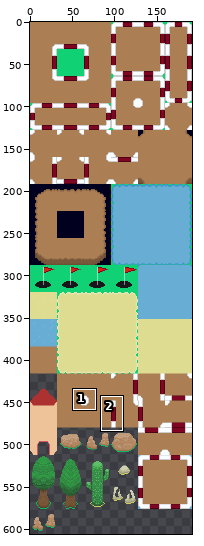
Two states of a sprite sheet, Src/Terrain/Tileset.png. The first picture is a wide view before the edit; the outline marks the close-up.
Close-up. The starting point:
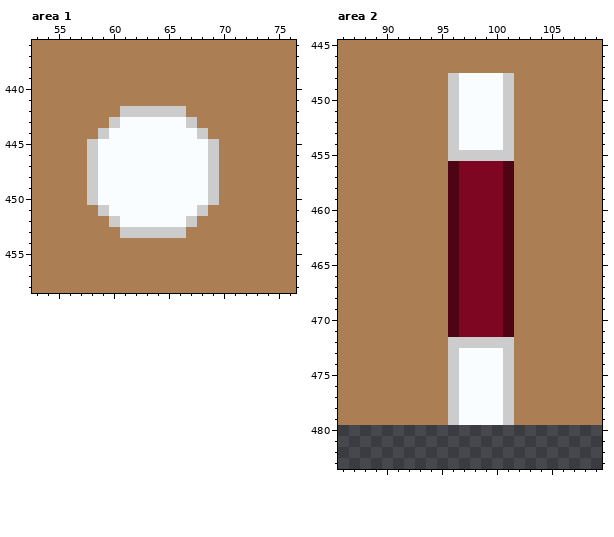
The file is 192x608 pixels. Colours within 5 levels of each other are drawn and written as one. Shown: area 1: x 53..76, y 436..458; area 2: x 86..109, y 445..483. The wide view leaves out empty margins. The commit also changed other parts of the picture, which this record leaves out.
The result:
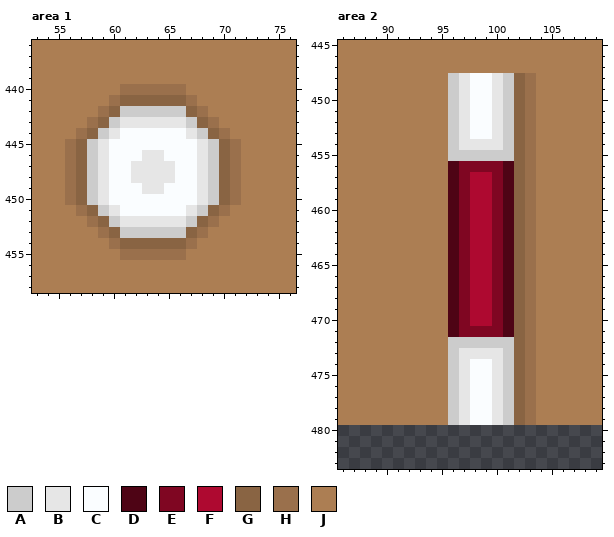
Palette (. is transparent): A #cccccc  B #e6e6e6  C #fafdff  D #4e0415  E #7f0622  F #ae0930  G #896443  H #9a704c  J #ac7e53
Changes in this commit:
--- area 1
@@ x 53..76 @@
 439 JJJJJJJJJJJJJJJJJJJJJJJJ
-440 JJJJJJJJJJJJJJJJJJJJJJJJ
-441 JJJJJJJJJJJJJJJJJJJJJJJJ
-442 JJJJJJJJAAAAAAJJJJJJJJJJ
-443 JJJJJJJACCCCCCAJJJJJJJJJ
-444 JJJJJJACCCCCCCCAJJJJJJJJ
-445 JJJJJACCCCCCCCCCAJJJJJJJ
-446 JJJJJACCCCCCCCCCAJJJJJJJ
-447 JJJJJACCCCCCCCCCAJJJJJJJ
-448 JJJJJACCCCCCCCCCAJJJJJJJ
-449 JJJJJACCCCCCCCCCAJJJJJJJ
-450 JJJJJACCCCCCCCCCAJJJJJJJ
-451 JJJJJJACCCCCCCCAJJJJJJJJ
-452 JJJJJJJACCCCCCAJJJJJJJJJ
-453 JJJJJJJJAAAAAAJJJJJJJJJJ
-454 JJJJJJJJJJJJJJJJJJJJJJJJ
-455 JJJJJJJJJJJJJJJJJJJJJJJJ
+440 JJJJJJJJHHHHHHJJJJJJJJJJ
+441 JJJJJJJHGGGGGGHJJJJJJJJJ
+442 JJJJJJHGAAAAAAGHJJJJJJJJ
+443 JJJJJHGABBBBBBAGHJJJJJJJ
+444 JJJJHGABCCCCCCBAGHJJJJJJ
+445 JJJHGABCCCCCCCCBAGHJJJJJ
+446 JJJHGABCCCBBCCCBAGHJJJJJ
+447 JJJHGABCCBBBBCCBAGHJJJJJ
+448 JJJHGABCCBBBBCCBAGHJJJJJ
+449 JJJHGABCCCBBCCCBAGHJJJJJ
+450 JJJHGABCCCCCCCCBAGHJJJJJ
+451 JJJJHGABCCCCCCBAGHJJJJJJ
+452 JJJJJHGABBBBBBAGHJJJJJJJ
+453 JJJJJJHGAAAAAAGHJJJJJJJJ
+454 JJJJJJJHGGGGGGHJJJJJJJJJ
+455 JJJJJJJJHHHHHHJJJJJJJJJJ
 456 JJJJJJJJJJJJJJJJJJJJJJJJ
--- area 2
@@ x 95..105 @@
 447 JJJJJJJJJJJ
-448 JACCCCAJJJJ
-449 JACCCCAJJJJ
-450 JACCCCAJJJJ
-451 JACCCCAJJJJ
-452 JACCCCAJJJJ
-453 JACCCCAJJJJ
-454 JACCCCAJJJJ
-455 JAAAAAAJJJJ
-456 JDEEEEDJJJJ
-457 JDEEEEDJJJJ
-458 JDEEEEDJJJJ
-459 JDEEEEDJJJJ
-460 JDEEEEDJJJJ
-461 JDEEEEDJJJJ
-462 JDEEEEDJJJJ
-463 JDEEEEDJJJJ
-464 JDEEEEDJJJJ
-465 JDEEEEDJJJJ
-466 JDEEEEDJJJJ
-467 JDEEEEDJJJJ
-468 JDEEEEDJJJJ
-469 JDEEEEDJJJJ
-470 JDEEEEDJJJJ
-471 JDEEEEDJJJJ
-472 JAAAAAAJJJJ
-473 JACCCCAJJJJ
-474 JACCCCAJJJJ
-475 JACCCCAJJJJ
-476 JACCCCAJJJJ
-477 JACCCCAJJJJ
-478 JACCCCAJJJJ
-479 JACCCCAJJJJ
+448 JABCCBAGHJJ
+449 JABCCBAGHJJ
+450 JABCCBAGHJJ
+451 JABCCBAGHJJ
+452 JABCCBAGHJJ
+453 JABCCBAGHJJ
+454 JABBBBAGHJJ
+455 JAAAAAAGHJJ
+456 JDEEEEDGHJJ
+457 JDEFFEDGHJJ
+458 JDEFFEDGHJJ
+459 JDEFFEDGHJJ
+460 JDEFFEDGHJJ
+461 JDEFFEDGHJJ
+462 JDEFFEDGHJJ
+463 JDEFFEDGHJJ
+464 JDEFFEDGHJJ
+465 JDEFFEDGHJJ
+466 JDEFFEDGHJJ
+467 JDEFFEDGHJJ
+468 JDEFFEDGHJJ
+469 JDEFFEDGHJJ
+470 JDEFFEDGHJJ
+471 JDEEEEDGHJJ
+472 JAAAAAAGHJJ
+473 JABBBBAGHJJ
+474 JABCCBAGHJJ
+475 JABCCBAGHJJ
+476 JABCCBAGHJJ
+477 JABCCBAGHJJ
+478 JABCCBAGHJJ
+479 JABCCBAGHJJ
 480 ...........
Pixel boxes of the changes (left, top, right, bottom) in both close-ups:
changed: (65, 84, 241, 260)
changed: (459, 73, 536, 425)
